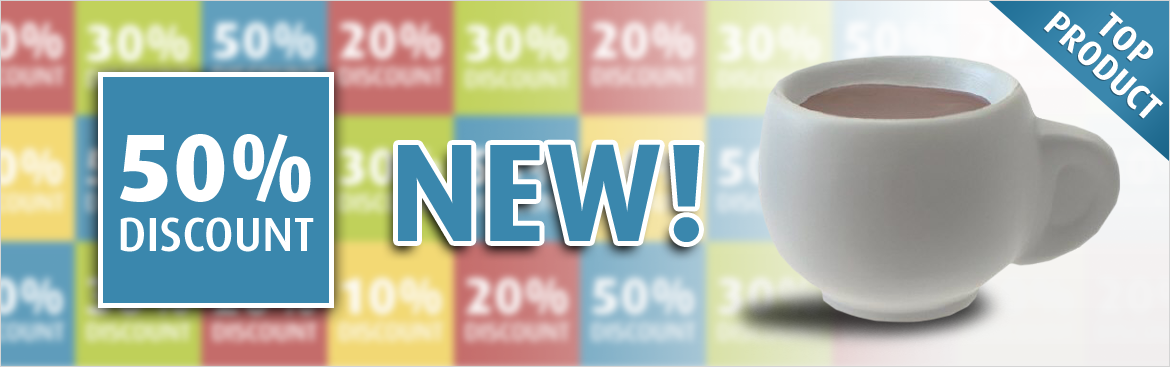
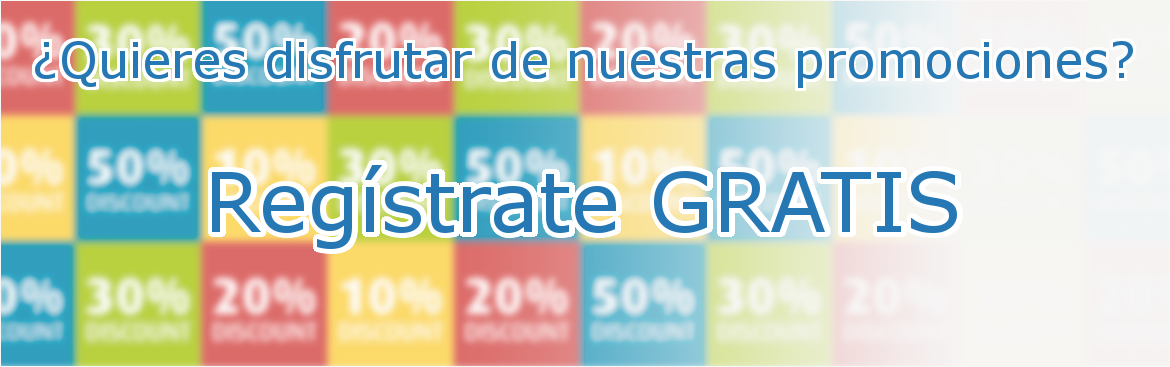
Layers edited between the first and the second 1170×367 image:
hid "TOP PRODUCT", painted on it over [1042, 11, 1164, 120]
removed layer "TOP PRODUCT" (2nd of 2) over [1042, 12, 1163, 120]
added layer "Regístrate GRATIS" above "¿Quieres disfrutar de nuestras..." over [212, 165, 957, 249]
added layer "¿Quieres disfrutar de nuestras..." above "fondo_letras" over [35, 41, 1133, 88]
added layer "fondo_letras" above "NEW!" over [32, 38, 1136, 254]
hid "NEW!", painted on it over [398, 144, 700, 242]
hid "Shape 2", painted on it over [989, 1, 1169, 161]
hid "stressbal_antistress_koffiekop__47716_zoom_1_", painted on it over [757, 54, 1121, 323]
hid "Shape 3" over [723, 254, 1015, 364]
removed layer "Vector Smart Object" (2nd of 2) (was 80%) over [1, 1, 1169, 366]
"Vector Smart Object": opacity 100% → 80%, moved it above "Shape 1", painted on it, masked it over [1, 1, 1168, 365]
